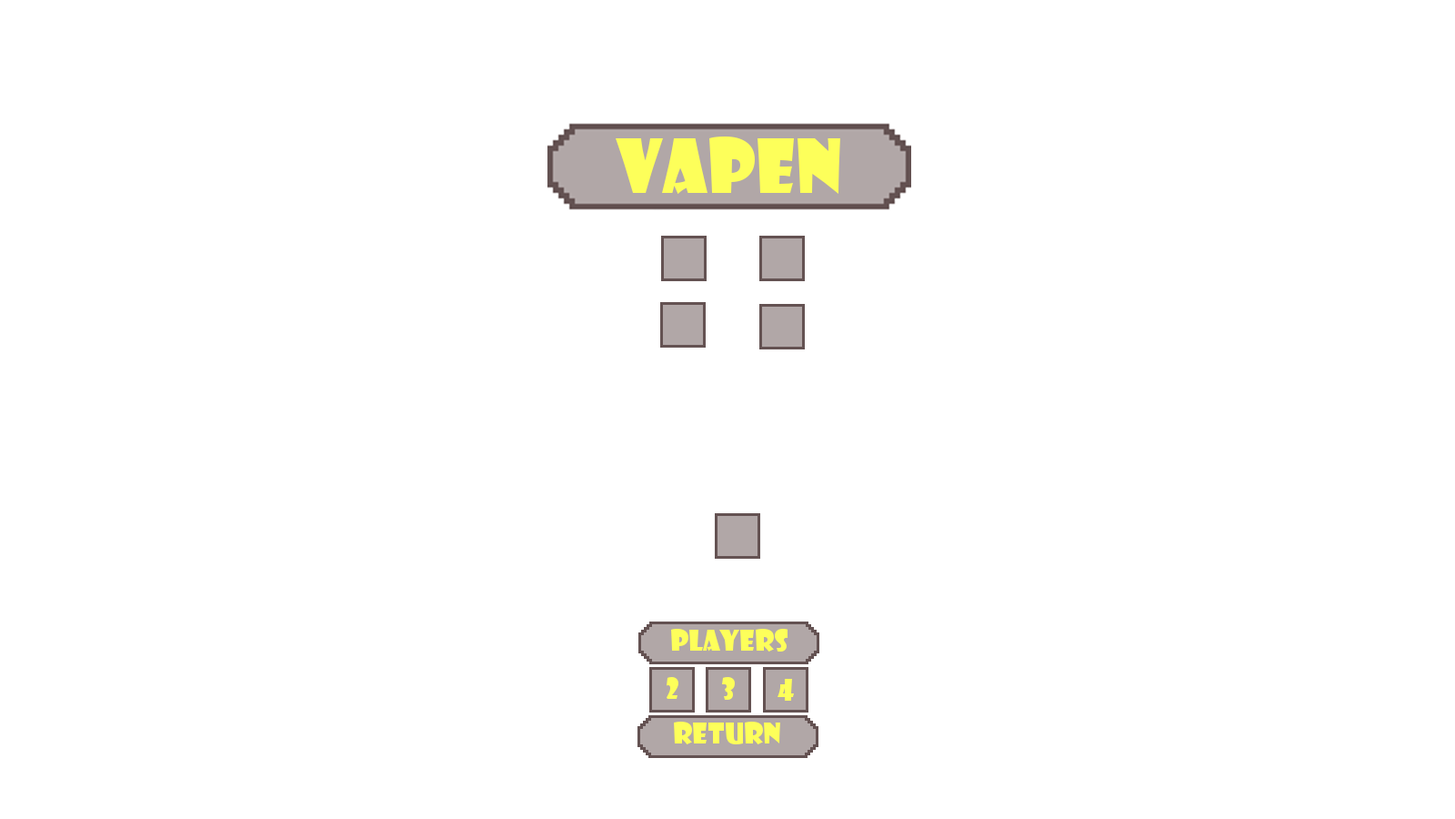
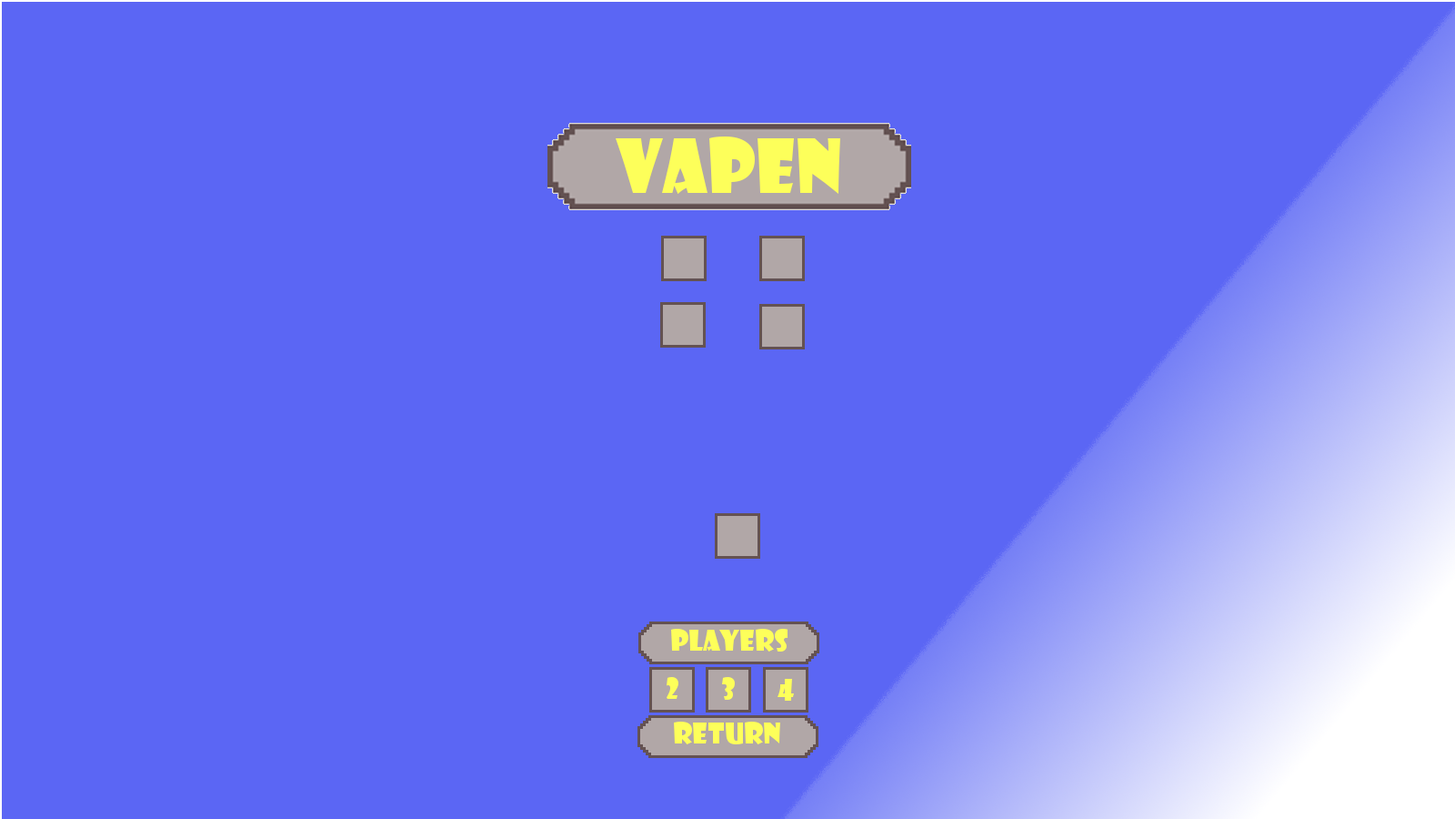
Comparing the layer stacks of the two (1455, 819) images. Changes:
painted on "VapenRuta" over (547, 121, 912, 212)
painted on "Pasted Layer #1" over (638, 620, 820, 665)
painted on "btn_Quit" over (637, 714, 819, 759)
painted on "Background" over (1, 1, 1455, 819)
